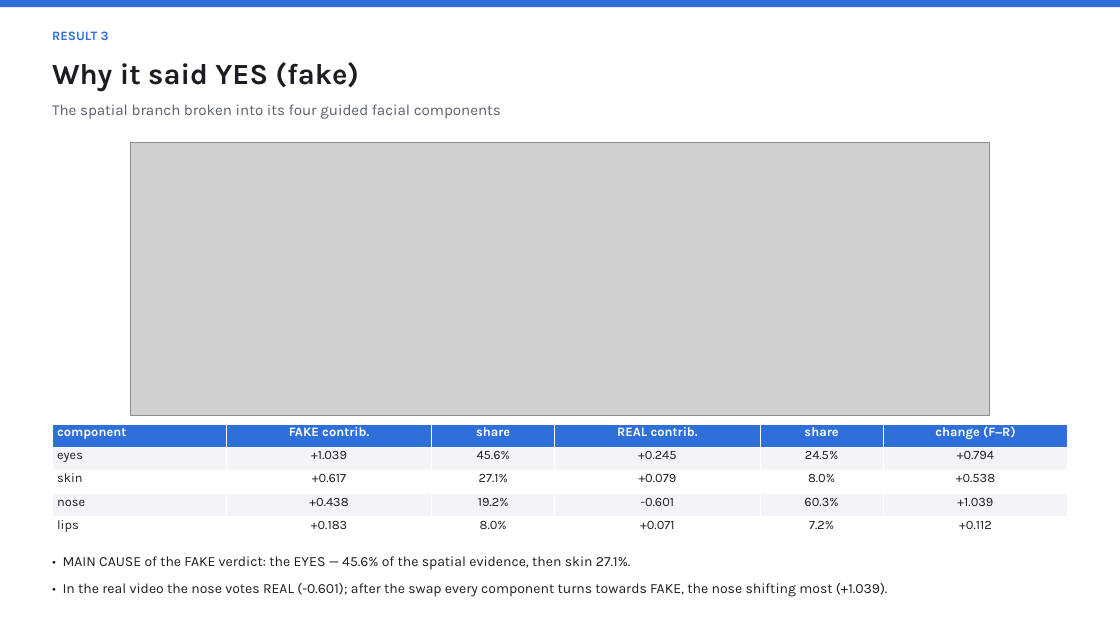
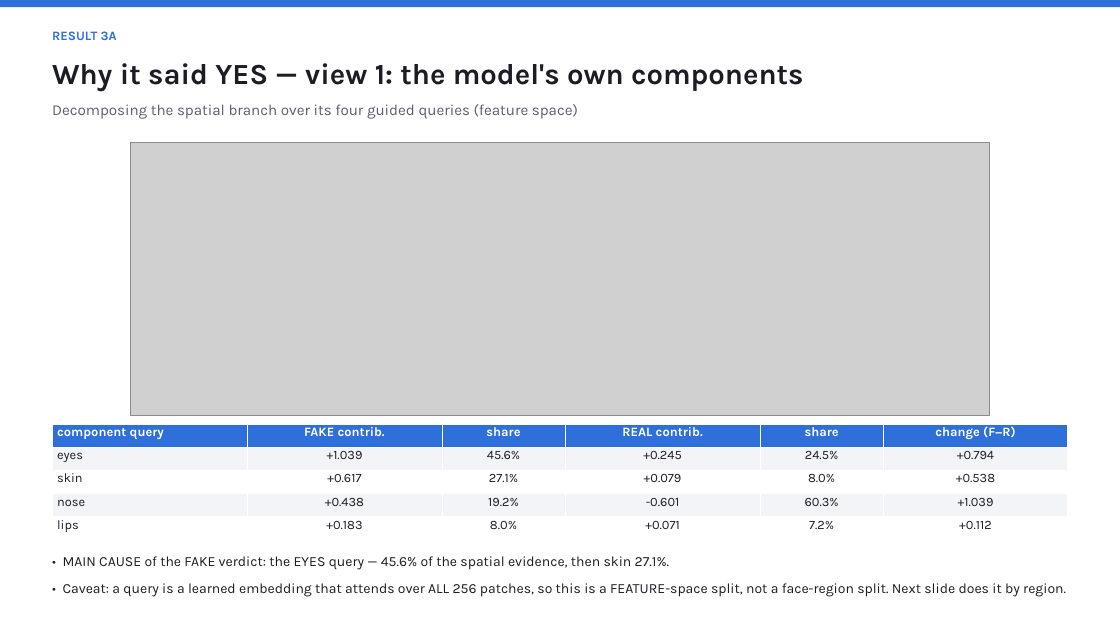
Before and after one commit to roshanraj9136/dfd-fcg-explainability, a slide deck: slide 6 of results/DFD_FCG_Explainability.pptx. Drawn at 1120x630 pixels with LibreOffice and Linux fonts; fonts in the diff are those of the drawing; grey boxes stand for pictures. Boxes give left, top, right and bottom in pixels: in the first picture for what was removed or moved away, otherwise in the second. Text is boxed around its words. In the diff, an @@ line names an element or a change of style, - is before the commit and + after.

Commit message:
Add region-based spatial attribution (patches grouped by facial landmarks)
The spatial feature y_s is a sum over the 256 patches as well as over layers and
queries, so the same exact decomposition yields per-patch and per-region shares.
Patches are grouped into eyes/nose/lips/skin/background using the 68 landmarks.

- exact per-region spatial attribution (additivity verified to 4e-16)
- FAKE driven by eye patches 47.7%; REAL by nose patches 55.7% (signed -0.640)
- cross-validates the query-space view (eyes 45.6% vs 47.7%) via an independent route
- branches read different regions: spatial favours eyes, temporal favours skin
- new finding: the nose FCG query is localised on the real face (86.2% own region)
  but drifts onto skin on the fake (9.1%), explaining the query/region discrepancy
- deck extended to 17 slides, layout re-validated

```diff
--- a/results/DFD_FCG_Explainability.pptx
+++ b/results/DFD_FCG_Explainability.pptx
@@ text at <box>52,31,117,40</box>: text changed @@
-RESULT 3
+RESULT 3A
@@ text at <box>52,63,803,91</box>: text changed @@
-Why it said YES (fake)
+Why it said YES — view 1: the model's own components
@@ text at <box>52,104,578,119</box>: text changed @@
-The spatial branch broken into its four guided facial components
+Decomposing the spatial branch over its four guided queries (feature space)
@@ table at <box>52,424,1069,540</box> @@
-row 1, column 1: component
+row 1, column 1: component query
@@ text at <box>63,556,1066,597</box>: text changed @@
-• MAIN CAUSE of the FAKE verdict: the EYES — 45.6% of the spatial evidence, then skin 27.1%.
-• In the real video the nose votes REAL (-0.601); after the swap every component turns towards FAKE, the nose shifting most (+1.039).
+• MAIN CAUSE of the FAKE verdict: the EYES query — 45.6% of the spatial evidence, then skin 27.1%.
+• Caveat: a query is a learned embedding that attends over ALL 256 patches, so this is a FEATURE-space split, not a face-region split. Next slide does it by region.
```
Also in this commit, not shown: 4 other slides changed, 2 slides added, 9 other files.
